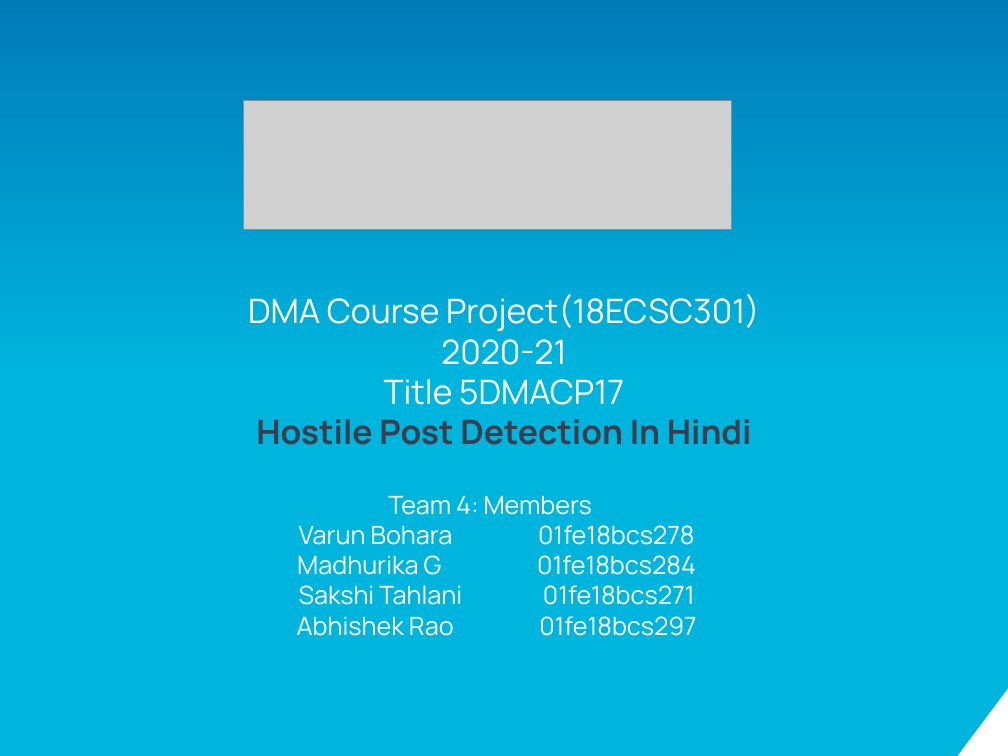
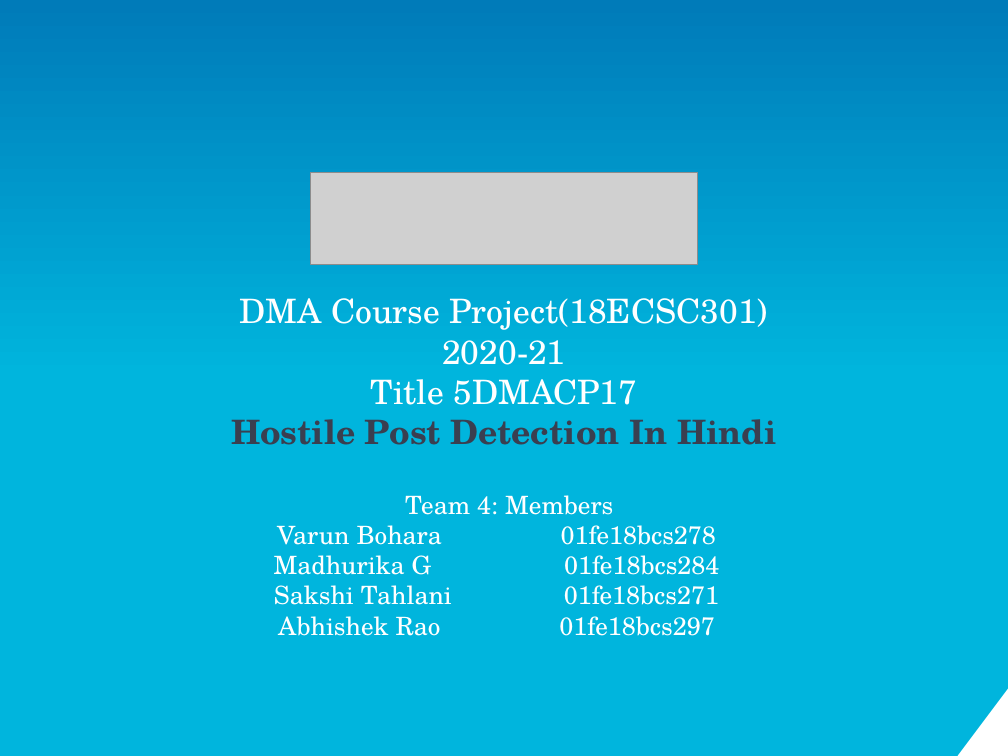
Before and after one commit to VarunBohara/Mini-Project-Documents, a slide deck: slide 1 of Review2_ppt.pptm. Drawn at 1008x756 pixels with LibreOffice and Linux fonts; fonts in the diff are those of the drawing; grey boxes stand for pictures. Boxes give left, top, right and bottom in pixels: in the first picture for what was removed or moved away, otherwise in the second. Text is boxed around its words. In the diff, an @@ line names an element or a change of style, - is before the commit and + after.

```diff
--- a/Review2_ppt.pptm
+++ b/Review2_ppt.pptm
@@ picture removed at [244,101,732,229] @@
@@ picture added at [310,172,698,264] @@
@@ text "DMA Course Project(18ECSC301) 2020-21 Title ..." at [231,298,777,445]: font Manrope to TeX Gyre Schola @@
@@ text "Team 4: Members Varun Bohara ..." at [274,495,719,636]: font Manrope to TeX Gyre Schola @@
```
Also in this commit, not shown: 6 other slides changed, 3 slides added, 4 slides removed.
